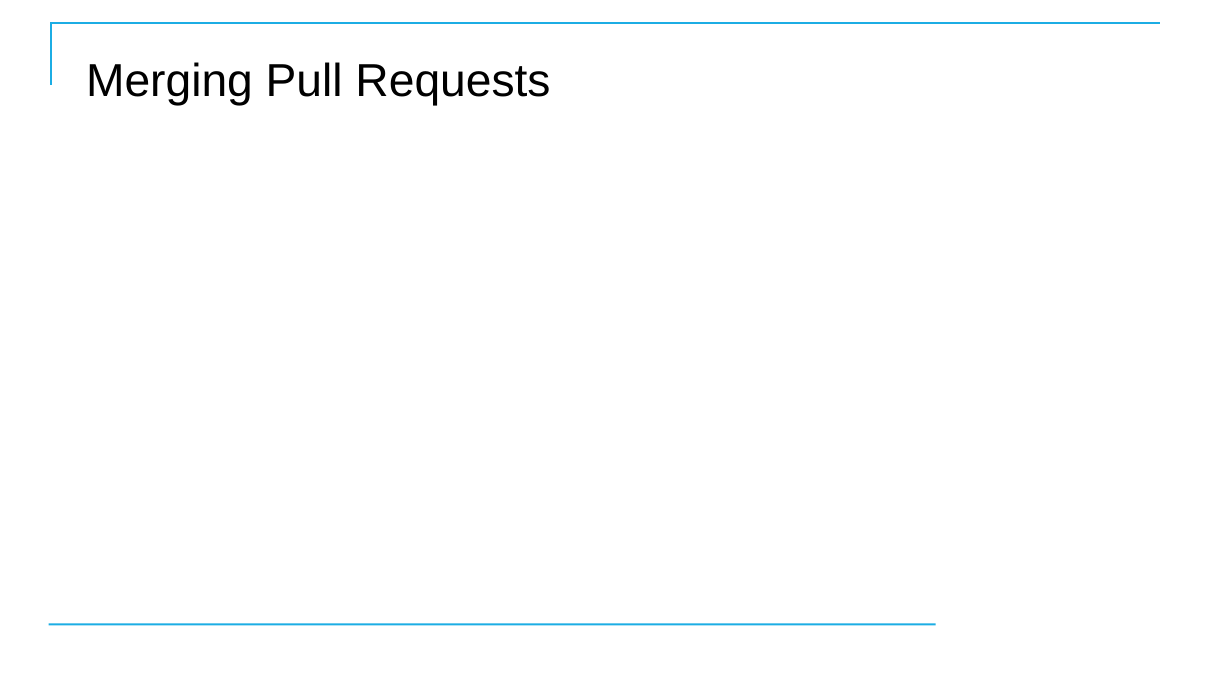
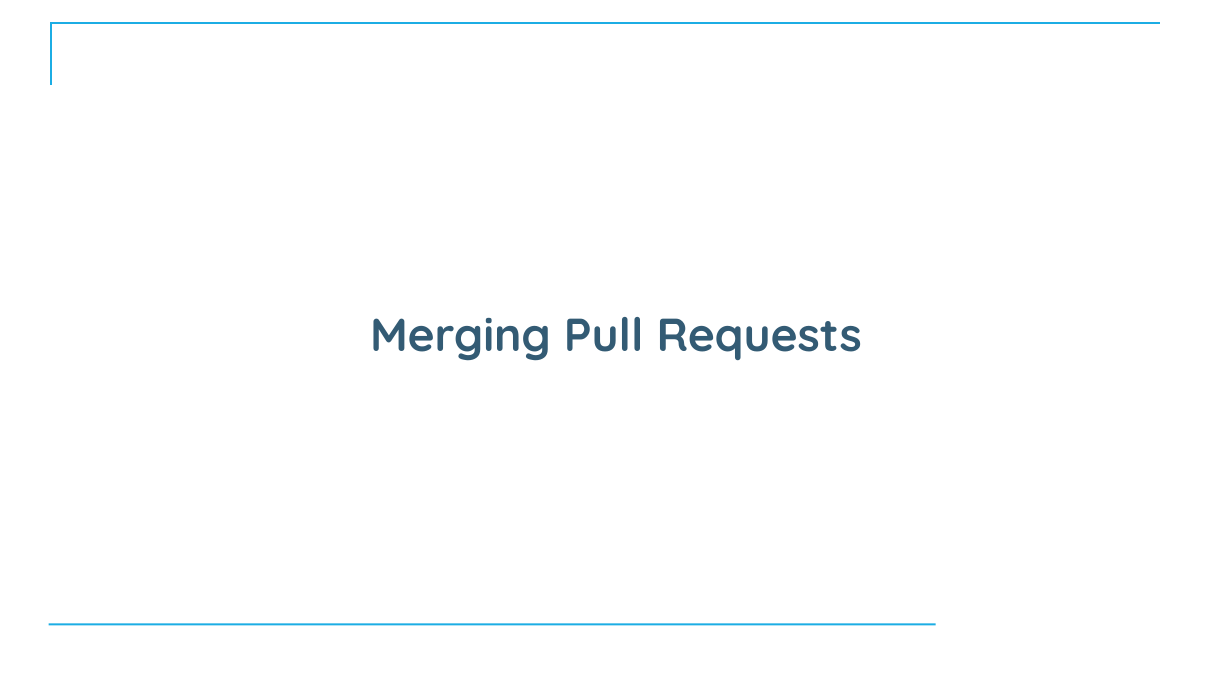
Before and after one commit to CostelloTechnicalConsulting/XGHDEV, a slide deck: slide 44 of ppt/XGHDEV.pptx. Drawn at 1232x693 pixels with LibreOffice and Linux fonts; fonts in the diff are those of the drawing; background and template pictures are left out. Boxes give left, top, right and bottom in pixels: in the first picture for what was removed or moved away, otherwise in the second. Text is boxed around its words. In the diff, an @@ line names an element or a change of style, - is before the commit and + after.

```diff
--- a/ppt/XGHDEV.pptx
+++ b/ppt/XGHDEV.pptx
@@ title "Merging Pull Requests": place and size @@
-title "Merging Pull Requests" at (86,62,550,106)
+title "Merging Pull Requests" at (370,317,862,361)
@@ title "Merging Pull Requests" at (370,317,862,361): font Arial to Quicksand, text colour #000000 to #335B74, bold on; alignment left to centre @@
```
Also in this commit, not shown: 41 other slides changed, 7 slides removed.
